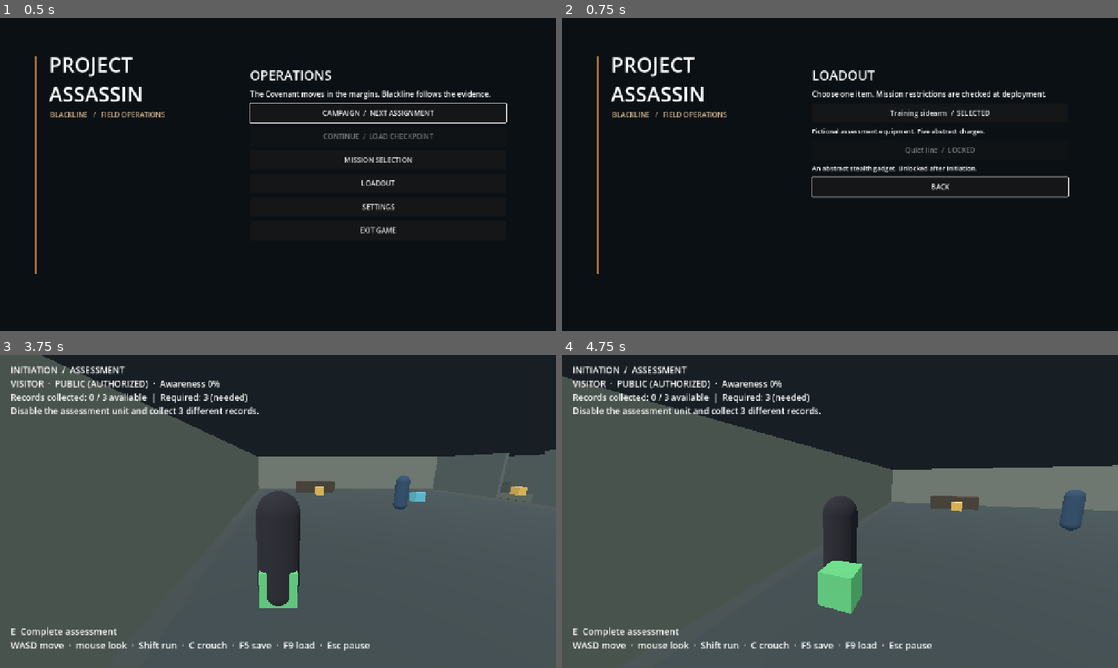
Above: before the commit, frames 1-4 (two rows, left to right).
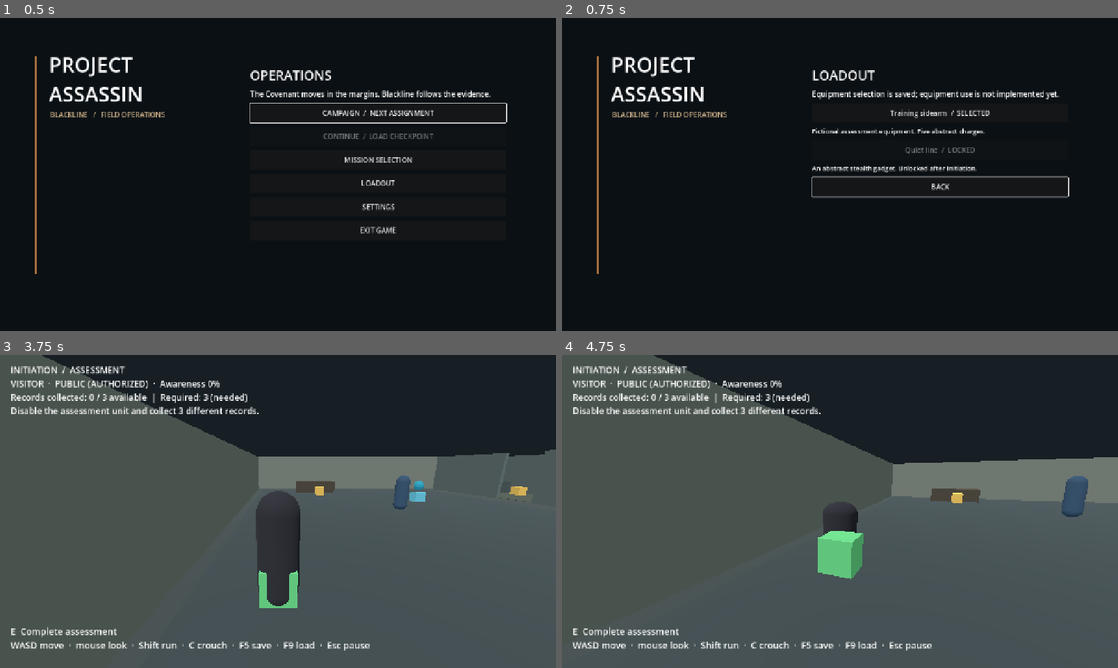
Above: after the commit, the same moments.

Repository: CoolgamerProXD/Stealty-Assasin-redesigned-computing-machine-Beta
Game: Godot game, scene res://scenes/main_menu.tscn
The game is run twice, just before and just after one commit, with the same random seed, the same clock (stepped at 60 frames per second) and the same inputs.
Inputs (mouse positions are in pixels of both pictures, inside the frame that each line leads up to):
- Up to frame 1 (0.5 s): no input
- Up to frame 2 (0.75 s): click "LOADOUT" at 0.5 s
- Up to frame 3 (3.75 s): click "Training sidearm / SELECTED" at 1.25 s; click "BACK" at 2 s; click "CAMPAIGN / NEXT ASSIGNMENT" at 2.75 s; click "BEGIN ASSIGNMENT" at 3.5 s
- Up to frame 4 (4.75 s): tap Enter at 4.25 s; move the mouse to (867, 511) at 4.27 s; hold W (move_forward) from 4.28 s (still down); hold C (crouch) from 4.28 s (still down)

Frame 1 is identical in both runs. In frame 2, 0.6% of the frame differs, in the area x 45-90%, y 23-26%; in frame 3, less than 0.1%; in frame 4, 9.3%, in the area x 0-100%, y 0-83%.

Commit message:
Add smooth collision-aware crouch and clarify loadout limits
Co-authored-by: arena-agent <297053741+arena-agent@users.noreply.github.com>

Diff:
--- a/scripts/player/player.gd
+++ b/scripts/player/player.gd
@@ -11,9 +11,12 @@
 var camera: Camera3D
 var body_mesh: MeshInstance3D
 var crouching: bool = false
+var collision_shape: CollisionShape3D
+var stance_height: float = 1.8
 
 func _ready() -> void:
  var collision := CollisionShape3D.new()
+ collision_shape = collision
  var capsule := CapsuleShape3D.new()
  capsule.radius = 0.34
  capsule.height = 1.8
@@ -63,10 +66,32 @@
 func _physics_process(delta: float) -> void:
  var input := Input.get_vector("move_left", "move_right", "move_forward", "move_back")
  var direction := transform.basis * Vector3(input.x, 0, input.y)
- crouching = Input.is_action_pressed("crouch")
+ var wants_crouch := Input.is_action_pressed("crouch")
+ if not wants_crouch and stance_height < 1.79:
+  wants_crouch = not _can_stand()
+ crouching = wants_crouch
+ stance_height = move_toward(stance_height, 1.15 if crouching else 1.8, delta * 3.0)
+ var capsule := collision_shape.shape as CapsuleShape3D
+ capsule.height = stance_height
+ collision_shape.position.y = stance_height * 0.5
+ body_mesh.scale.y = stance_height / 1.8
+ body_mesh.position.y = stance_height * 0.5
+ pivot.position.y = 1.5 * stance_height / 1.8
  var speed := crouch_speed if crouching else (run_speed if Input.is_action_pressed("sprint") else walk_speed)
  velocity.x = move_toward(velocity.x, direction.x * speed, 12.0 * delta)
  velocity.z = move_toward(velocity.z, direction.z * speed, 12.0 * delta)
  if not is_on_floor(): velocity.y -= 9.8 * delta
  else: velocity.y = -0.1
  move_and_slide()
+
+# Test the full standing capsule against real geometry; never grow through a ceiling.
+func _can_stand() -> bool:
+ var shape := CapsuleShape3D.new()
+ shape.radius = 0.34
+ shape.height = 1.8
+ var query := PhysicsShapeQueryParameters3D.new()
+ query.shape = shape
+ query.transform = Transform3D(Basis.IDENTITY, global_position + Vector3.UP * 0.9)
+ query.exclude = [get_rid()]
+ query.collision_mask = collision_mask
+ return get_world_3d().direct_space_state.intersect_shape(query, 1).is_empty()
--- a/scripts/ui/main_menu.gd
+++ b/scripts/ui/main_menu.gd
@@ -96,7 +96,7 @@
  _text(str(entry.get("briefing", "")), 20)
  var item: String = Campaign.progress.selected
  var allowed: bool = Campaign.progress.item_allowed(item, id)
- _text("Loadout: %s%s" % [Campaign.item_label(item), "" if allowed else " (training sidearm substituted for this assignment)"], 17)
+ _text("Loadout: %s%s" % [Campaign.item_label(item), "" if allowed else " (not permitted for this assignment)"], 17)
  _button("BEGIN ASSIGNMENT", func() -> void: _start(id, false)).grab_focus()
  _button("BACK", _home)
 
@@ -108,7 +108,7 @@
 func _loadout() -> void:
  _clear()
  _text("LOADOUT", 30)
- _text("Choose one item. Mission restrictions are checked at deployment.", 17)
+ _text("Equipment selection is saved; equipment use is not implemented yet.", 17)
  for entry: Dictionary in Campaign.progress.equipment:
   var id := str(entry["id"])
   var unlocked: bool = Campaign.progress.item_unlocked(id)
--- a/scripts/ui/pause_menu.gd
+++ b/scripts/ui/pause_menu.gd
@@ -60,6 +60,7 @@
  return button
 
 func _main() -> void:
+ if world and world.player: world.player.mouse_sensitivity = float(Campaign.settings["sensitivity"])
  state = "main"
  _clear()
  _label("PAUSED")
--- a/scripts/world/initiation.gd
+++ b/scripts/world/initiation.gd
@@ -89,6 +89,19 @@
   _add_interactable(_vector(record["position"]), record["label"], "clue", record["id"], Color(0.9, 0.72, 0.34))
  _add_interactable(Vector3(-5, 0, -2), "Disable assessment unit", "robot", "disable_assessment_unit", Color(0.38, 0.73, 0.83))
  robot = interactables.back()
+ # Distinct abstract machine silhouette, separate from the human NPC meshes.
+ var head := MeshInstance3D.new()
+ var head_mesh := SphereMesh.new()
+ head_mesh.radius = 0.26
+ head_mesh.height = 0.52
+ head.mesh = head_mesh
+ head.position.y = 1.05
+ var robot_material := StandardMaterial3D.new()
+ robot_material.albedo_color = Color(0.16, 0.55, 0.65)
+ robot_material.emission_enabled = true
+ robot_material.emission = Color(0.08, 0.3, 0.38)
+ head.material_override = robot_material
+ robot.add_child(head)
  _add_interactable(Vector3(-13, 0, 7), "Complete assessment", "extract", "exit", Color(0.4, 0.8, 0.5))
 
 func _on_interaction(object: Interactable) -> void:
--- a/tests/run_tests.gd
+++ b/tests/run_tests.gd
@@ -280,6 +280,12 @@
  var init_objects: Array[Interactable] = initiation.get("interactables")
  var init_npcs: Array[HotelNpc] = initiation.get("npcs")
  check(init_mission.configured and init_npcs.size() == 2, "Initiation spawns configured mission and exactly two guards")
+ Input.action_press("crouch")
+ await create_timer(0.4).timeout
+ check(init_player.crouching and init_player.stance_height < 1.3 and init_player.pivot.position.y < 1.2, "crouch smoothly lowers collision and camera")
+ Input.action_release("crouch")
+ await create_timer(0.4).timeout
+ check(not init_player.crouching and init_player.stance_height > 1.75, "player stands after crouch when space is clear")
  var start_guard := init_npcs[0].global_position
  await create_timer(2.0).timeout
  check(init_npcs[0].global_position.distance_to(start_guard) > 0.2, "Initiation guard follows its route")
